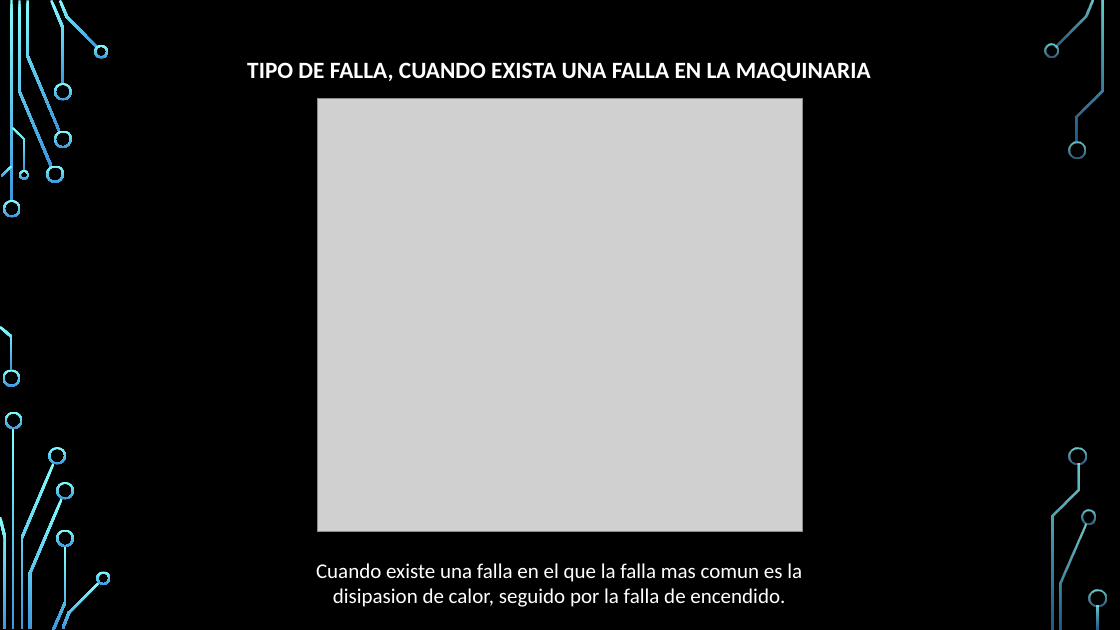
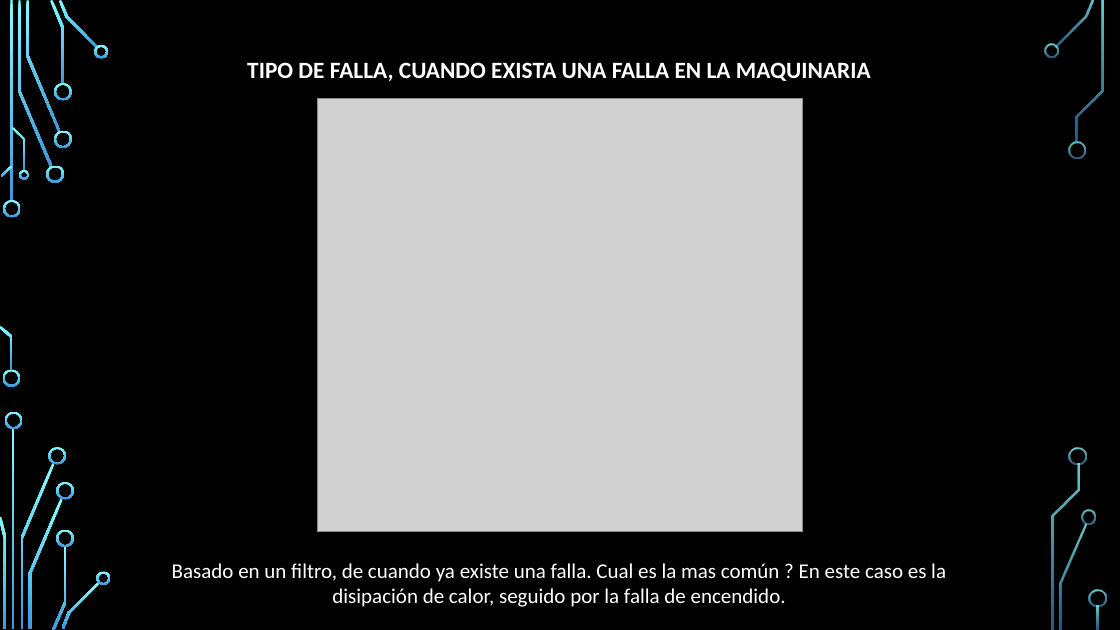
Before and after one commit to jhonnydss/Project_Maintenance, a slide deck: slide 7 of Proyecto_2.pptx (slide 3 before the commit). Drawn at 1120x630 pixels with LibreOffice and Linux fonts; fonts in the diff are those of the drawing; grey boxes stand for pictures; background and template pictures are left out. Boxes give left, top, right and bottom in pixels: in the first picture for what was removed or moved away, otherwise in the second. Text is boxed around its words. In the diff, an @@ line names an element or a change of style, - is before the commit and + after.

```diff
--- a/Proyecto_2.pptx
+++ b/Proyecto_2.pptx
@@ text at bbox=[172, 563, 946, 607]: text changed @@
-Cuando existe una falla en el que la falla mas comun es la
-disipasion de calor, seguido por la falla de encendido.
+Basado en un filtro, de cuando ya existe una falla. Cual es la mas común ? En este caso es la
+disipación de calor, seguido por la falla de encendido.
```
Also in this commit, not shown: 1 other slide changed, 15 slides added, 5 slides removed.
